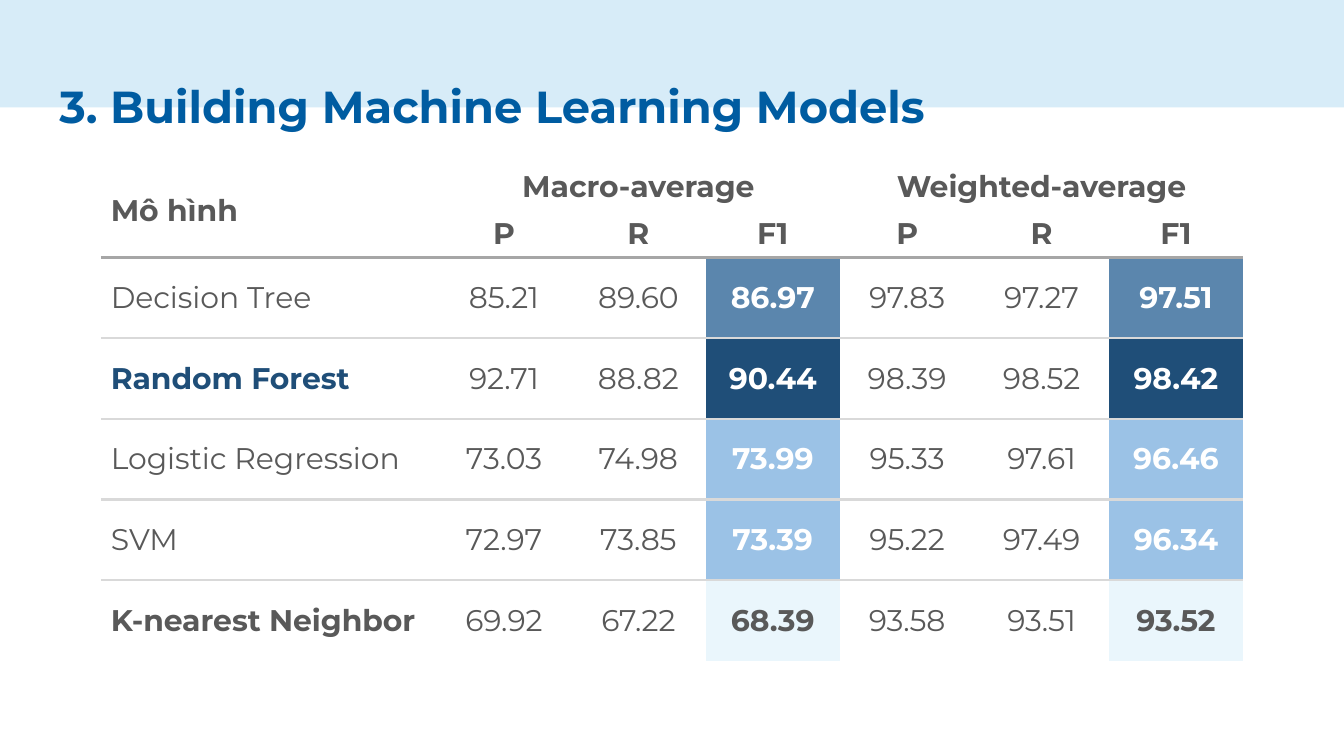
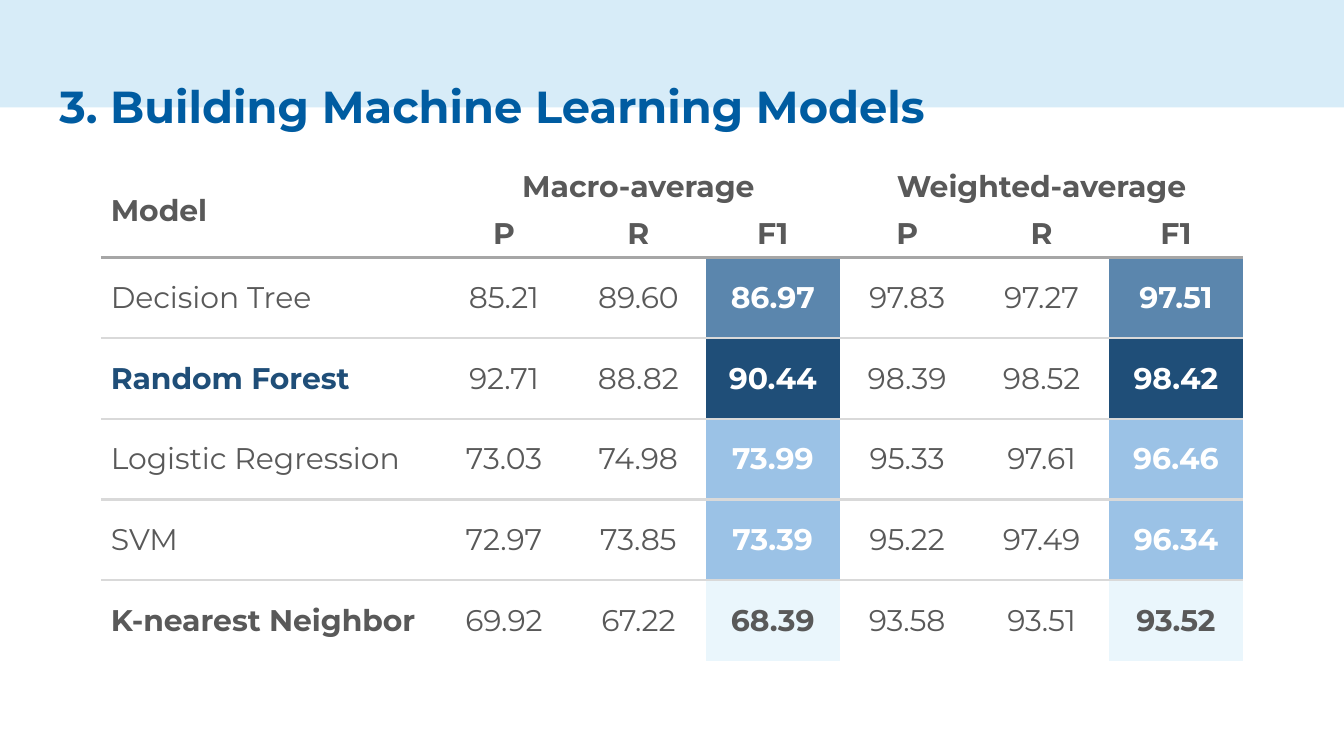
Before and after one commit to haiphan2000/CS114-Machine-Learning, a slide deck: slide 14 of ML slides.pptx. Drawn at 1344x756 pixels with LibreOffice and Linux fonts; fonts in the diff are those of the drawing. Boxes give left, top, right and bottom in pixels: in the first picture for what was removed or moved away, otherwise in the second. Text is boxed around its words. In the diff, an @@ line names an element or a change of style, - is before the commit and + after.

```diff
--- a/ML slides.pptx
+++ b/ML slides.pptx
@@ table at (x1=101, y1=164, x2=1243, y2=661) @@
-row 1, column 1: Mô hình
+row 1, column 1: Model
```
Also in this commit, not shown: 9 other slides changed, 1 other file.
